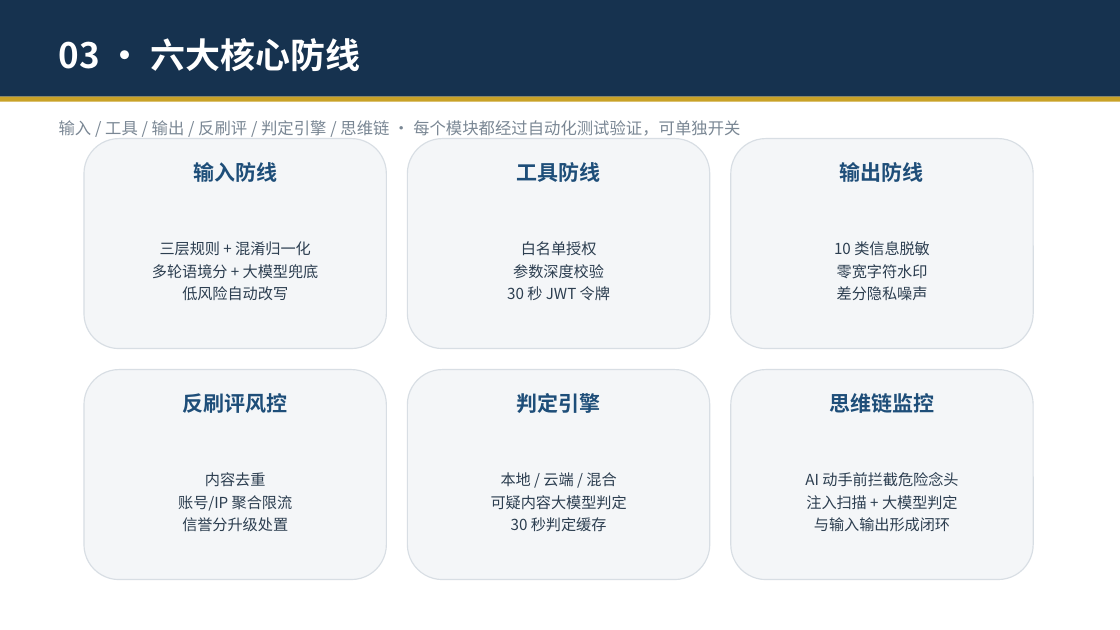
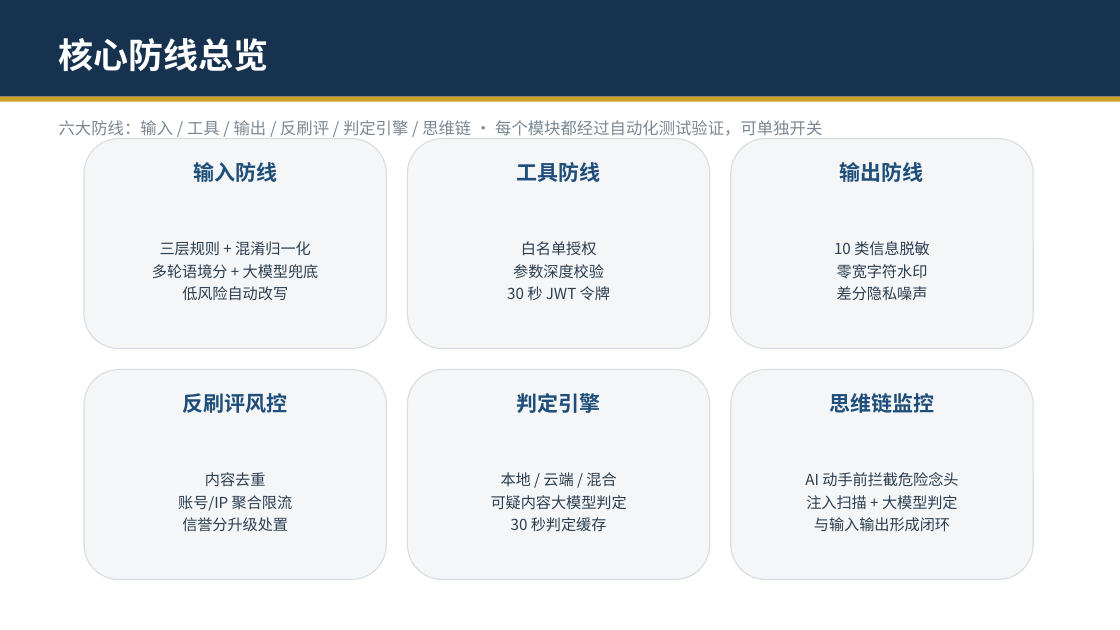
Before and after one commit to zhengyucheng-ktt/security-guard-agent, a slide deck: slide 5 of 安全交互守护智能体-演示.pptx. Drawn at 1120x630 pixels with LibreOffice and Linux fonts; fonts in the diff are those of the drawing. Boxes give left, top, right and bottom in pixels: in the first picture for what was removed or moved away, otherwise in the second. Text is boxed around its words. In the diff, an @@ line names an element or a change of style, - is before the commit and + after.

Commit message:
PPT彻底自洽六大防线: 概览页去掉03编号(改为无编号总览), 03章节恰为6个防线页(输入/工具/输出/反刷评/判定/思维链), 页码数与防线数一致

```diff
--- a/安全交互守护智能体-演示.pptx
+++ b/安全交互守护智能体-演示.pptx
@@ text at (x1=59, y1=38, x2=269, y2=71): text changed @@
-03 · 六大核心防线
+核心防线总览
@@ text at (x1=59, y1=120, x2=822, y2=136): text changed @@
-输入 / 工具 / 输出 / 反刷评 / 判定引擎 / 思维链 · 每个模块都经过自动化测试验证，可单独开关
+六大防线：输入 / 工具 / 输出 / 反刷评 / 判定引擎 / 思维链 · 每个模块都经过自动化测试验证，可单独开关
```
Also in this commit, not shown: 1 other file.
